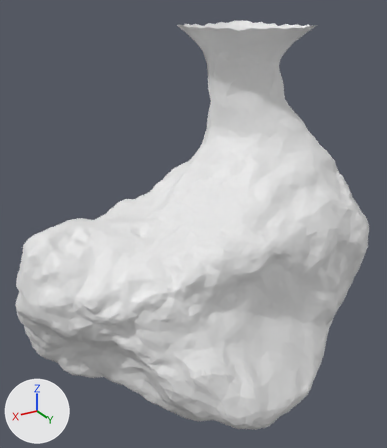
An edit to the Blender file Assets/Models/Caves/level1.blend, drawn before and after from the same camera.
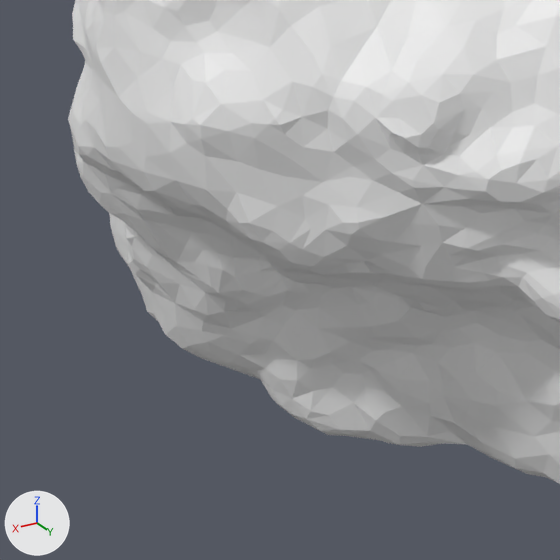
There are two pictures of each version: one whole from a 50 mm lens placed at (20.8, 34.2, 19.56), pointed at (0.61, 0.56, 2.74), one close up on the part from 0% to 32% of the width and 62% to 90% of the height. Arrows for +X, +Y and +Z are at lower left; the lights stay in place.

The older version as bpy lines, for what is in view:
```python
me_icosphere = bpy.data.meshes.new('Icosphere')
me_icosphere.from_pydata(...)  # 10609 vertices, 21168 faces; spans x -14.5..15.0, y -13.8..13.5, z -8.5..17.6
ob_cavelevel1 = bpy.data.objects.new('CaveLevel1', me_icosphere)
ob_cavelevel1.location = (0.0, 0.0, 0.0)
```
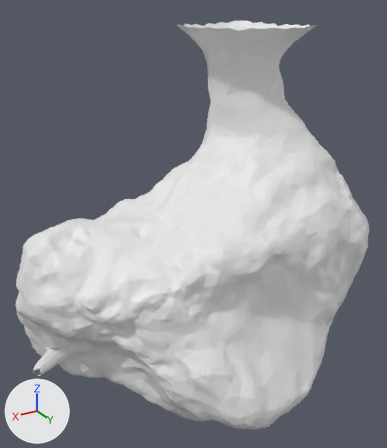
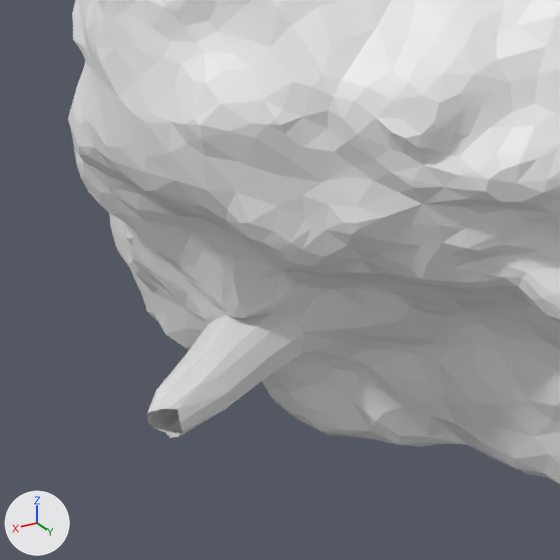
Boxes (x1, y1, x2, y2) around the edits, measured in the close-ups (560 x 560 px):
part 1 of me_icosphere, built on: before (135, 247, 398, 419); after (135, 247, 398, 438)

The change in detail:
me_icosphere is used by ob_cavelevel1; location (0.0, 0.0, 0.0).
me_icosphere had 10609 vertices, 21168 faces and spanned x -14.5..15.0, y -13.8..13.5, z -8.5..17.6.
me_icosphere now has 10646 vertices, 21229 faces and spans x -14.5..15.0, y -13.8..13.5, z -8.5..17.6.
Part 1, on me_icosphere:
26 vertices are removed from x 11.6..13.8, y 0.7..2.6, z -5.3..-3.3.
94 faces are deleted.
5 vertices in x 12.6..13.6, y 2.0..2.7, z -2.5..-2.3 move by (0.0, 0.0, -0.1).
4 vertices in x 13.3..13.7, y 0.5..1.2, z -5.2..-4.1 move by (-0.1, 0.2, 0.1).
4 vertices in x 12.6..13.6, y 0.2..1.5, z -5.6..-5.2 move by (0.0, 0.1, 0.1).
3 vertices in x 11.6..11.8, y 2.8..3.1, z -4.1..-3.7 move by (0.2, -0.1, 0.0).
3 vertices in x 12.3..12.8, y 2.6..2.7, z -2.8..-2.5 move by (0.1, 0.0, -0.1).
3 vertices in x 12.7..13.1, y 1.0..1.6, z -5.3..-5.1 move by (0.0, 0.1, 0.2).
39 vertices move from x 11.3..14.0, y 0.2..3.3, z -5.7..-2.6 to x 11.4..13.9, y 0.3..3.2, z -5.7..-2.8.
63 vertices are added at x 11.8..14.9, y 0.9..3.6, z -5.2..-3.4.
155 new faces join them.
